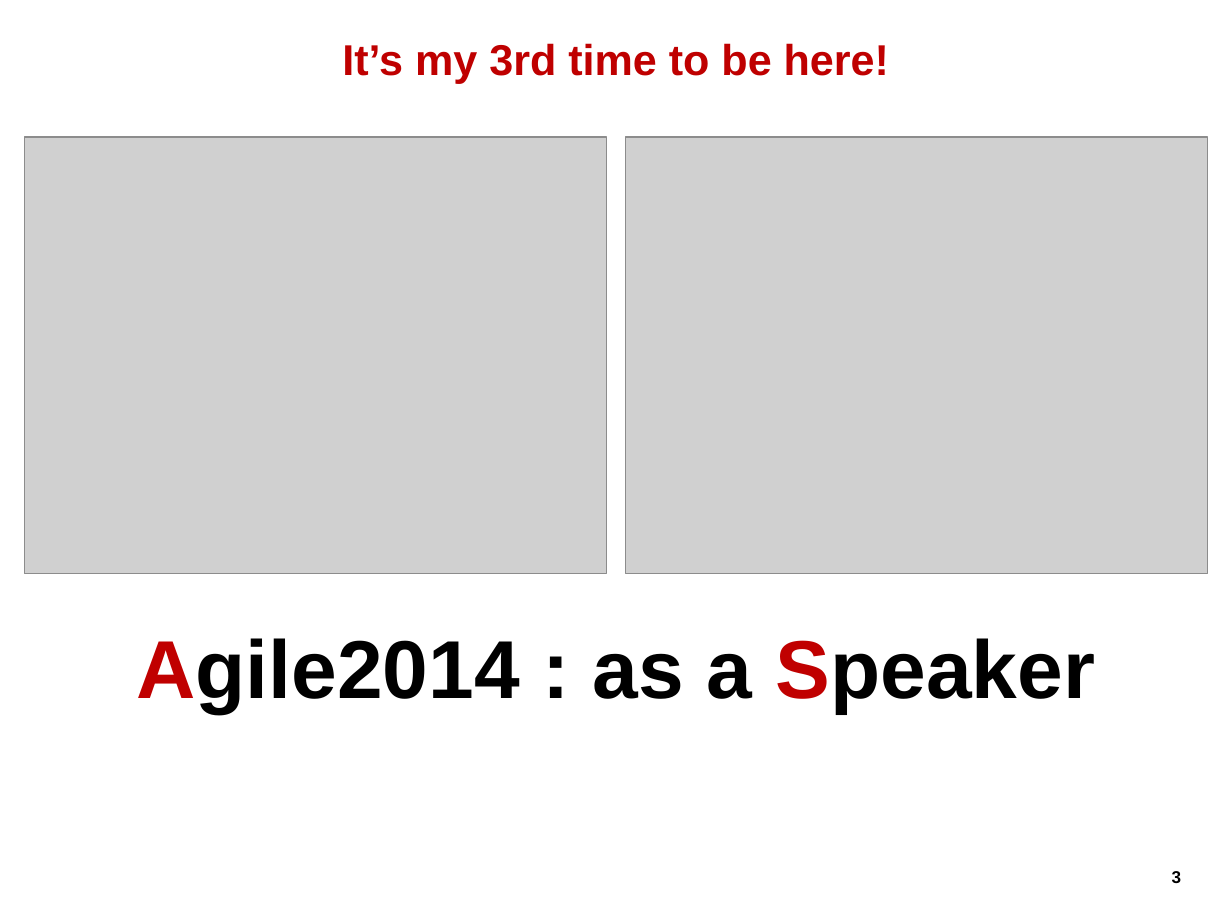
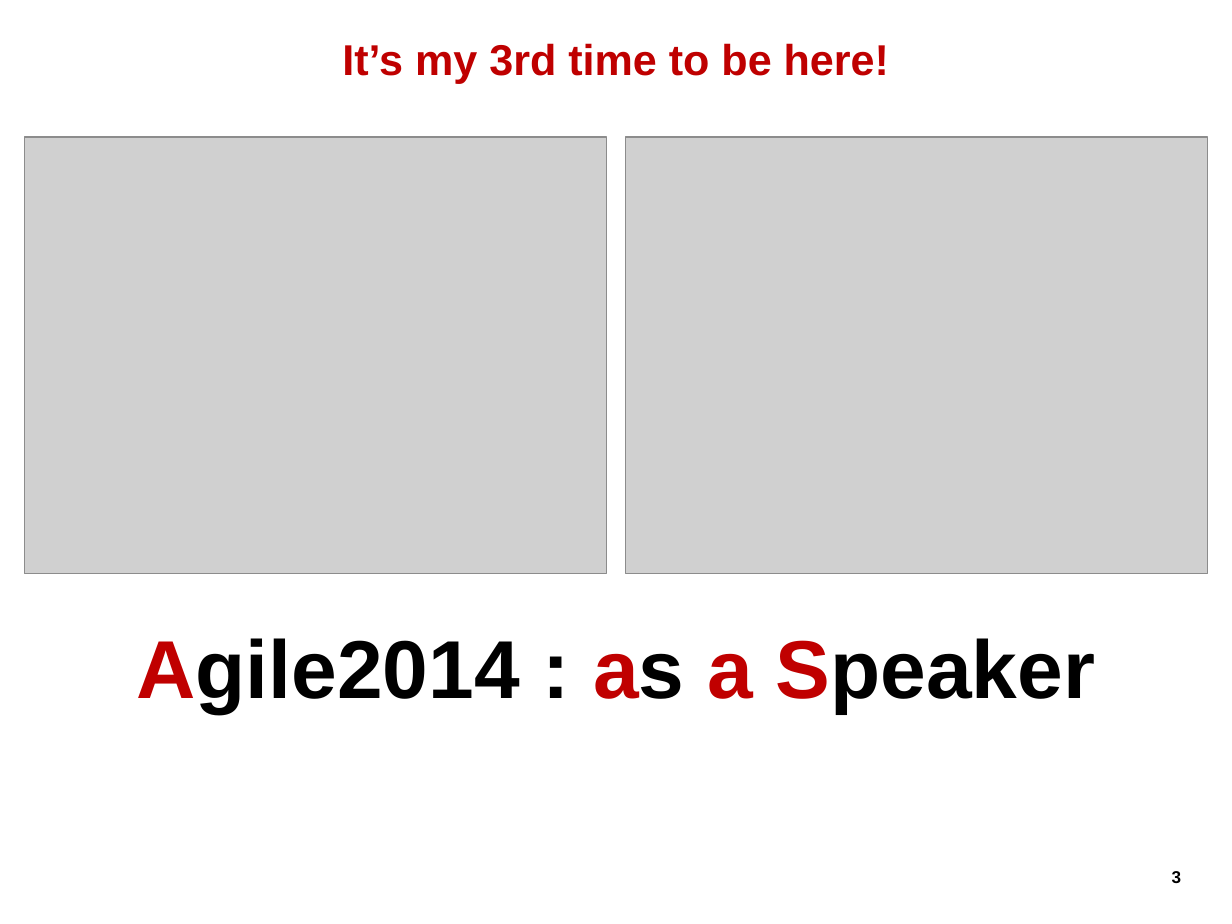
Before and after one commit to hageyahhoo/agile2014, a slide deck: slide 3 of presentations/TechnologyDrivenDevelopment.pptx. Drawn at 1232x924 pixels with LibreOffice and Linux fonts; fonts in the diff are those of the drawing; grey boxes stand for pictures; background and template pictures are left out. Boxes give left, top, right and bottom in pixels: in the first picture for what was removed or moved away, otherwise in the second. Text is boxed around its words. In the diff, an @@ line names an element or a change of style, - is before the commit and + after.

```diff
--- a/presentations/TechnologyDrivenDevelopment.pptx
+++ b/presentations/TechnologyDrivenDevelopment.pptx
@@ text "Agile2014 : as a Speaker" at [137, 638, 1095, 713]: text colour #000000 to #C00000 in "as a" @@
```
Also in this commit, not shown: 12 other slides changed, 1 slide added.
